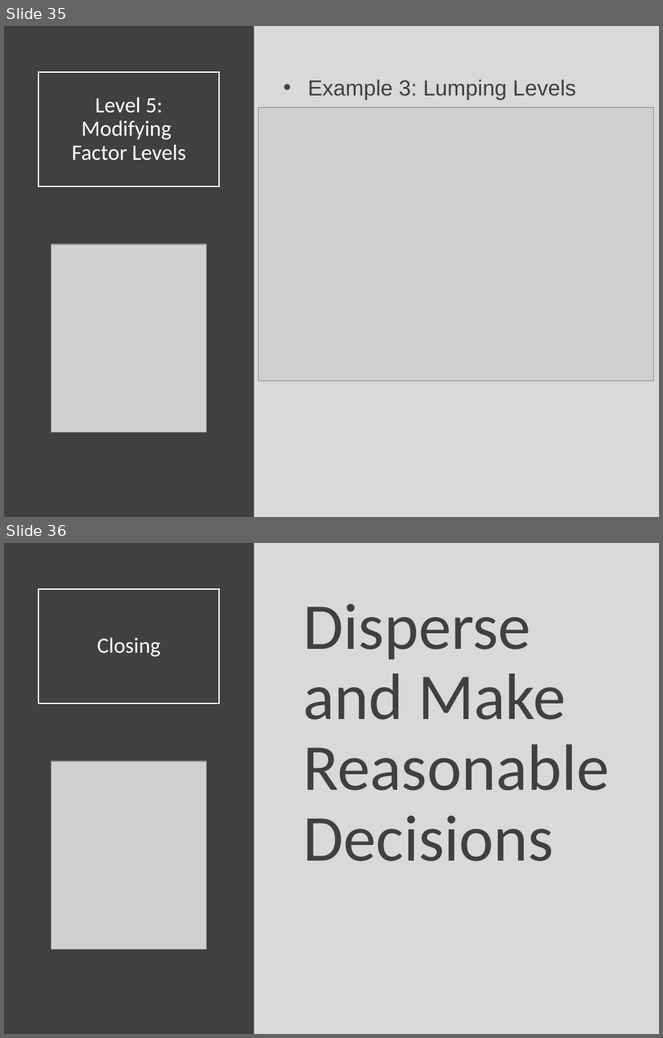
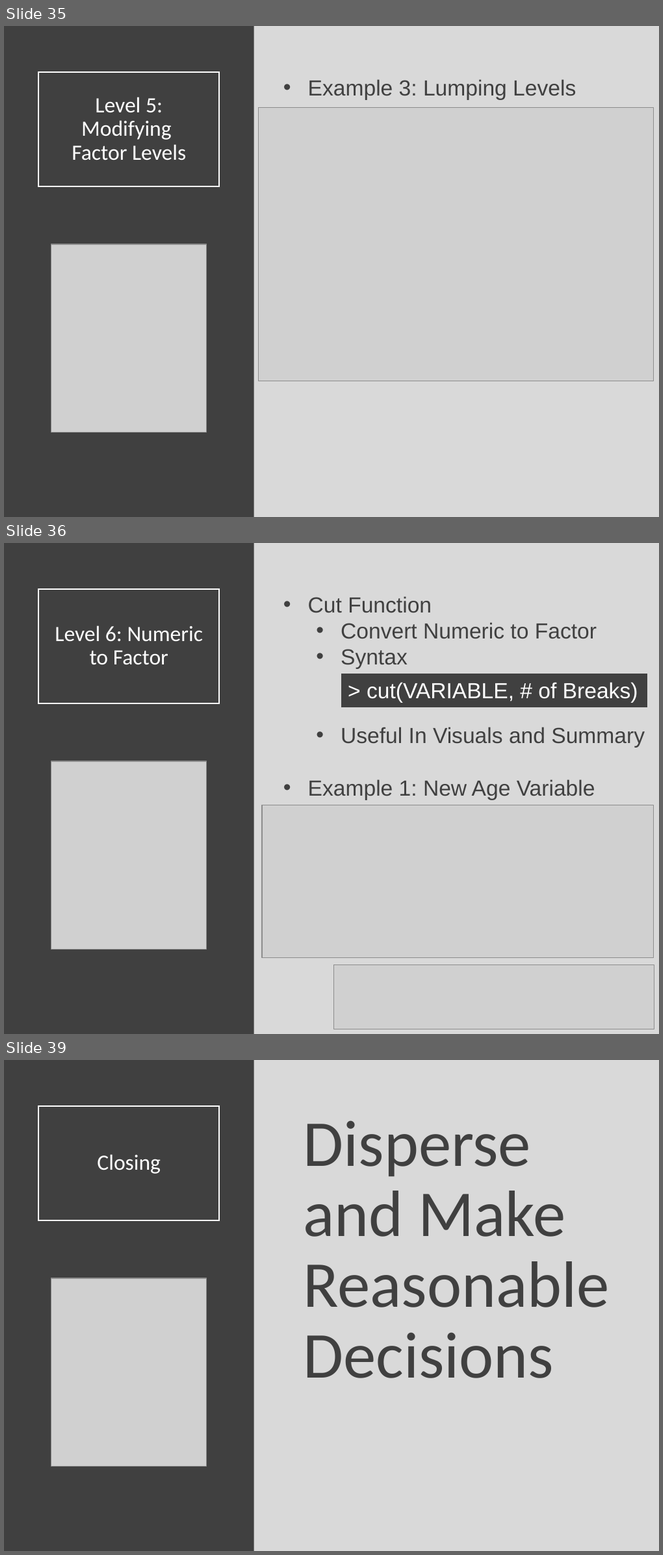
Before and after one commit to SuperMarioGiacomazzo/STOR320_WEBSITE, a slide deck: Lecture/Factors/Factors_Lecture.pptx. Shown one above the other, each under a label of ours: slides 35 and 36 before the commit, slides 35, 36 and 39 after it; the slides between them are not shown. The pictures are 663x1038 and 663x1555 pixels, drawn with LibreOffice and Linux fonts; fonts in the diff are those of the drawing; grey boxes stand for pictures. Boxes give left, top, right and bottom in pixels: in the first picture for what was removed or moved away, otherwise in the second. Text is boxed around its words. In the diff, an @@ line names an element or a change of style, - is before the commit and + after.

```diff
--- a/Lecture/Factors/Factors_Lecture.pptx
+++ b/Lecture/Factors/Factors_Lecture.pptx
@@ slide 36 added at [4, 543, 659, 1034], background #D9D9D9 @@
@@ rectangle added at [4, 543, 254, 1034], fill #404040 @@
@@ title added at [38, 589, 220, 704], outline #FFFFFF 1.5 pt, 24 pt, text #FFFFFF @@
+Level 6: Numeric to Factor
@@ text added at [308, 596, 645, 800], 24 pt, text #404040 @@
+• Cut Function
+  • Convert Numeric to Factor
+  • Syntax
+  • Useful In Visuals and Summary
+• Example 1: New Age Variable
@@ rectangle added at [341, 674, 648, 707], fill #404040, outline #404040 0.75 pt, 24 pt, text #FFFFFF @@
+> cut(VARIABLE, # of Breaks)
@@ picture added at [51, 761, 206, 949] @@
@@ picture added at [262, 805, 654, 958] @@
@@ picture added at [334, 965, 654, 1029] @@
@@ what was slide 36 is now slide 39 @@
```
Also in this commit, not shown: 1 slide changed, 2 other slides added, 9 other files.
